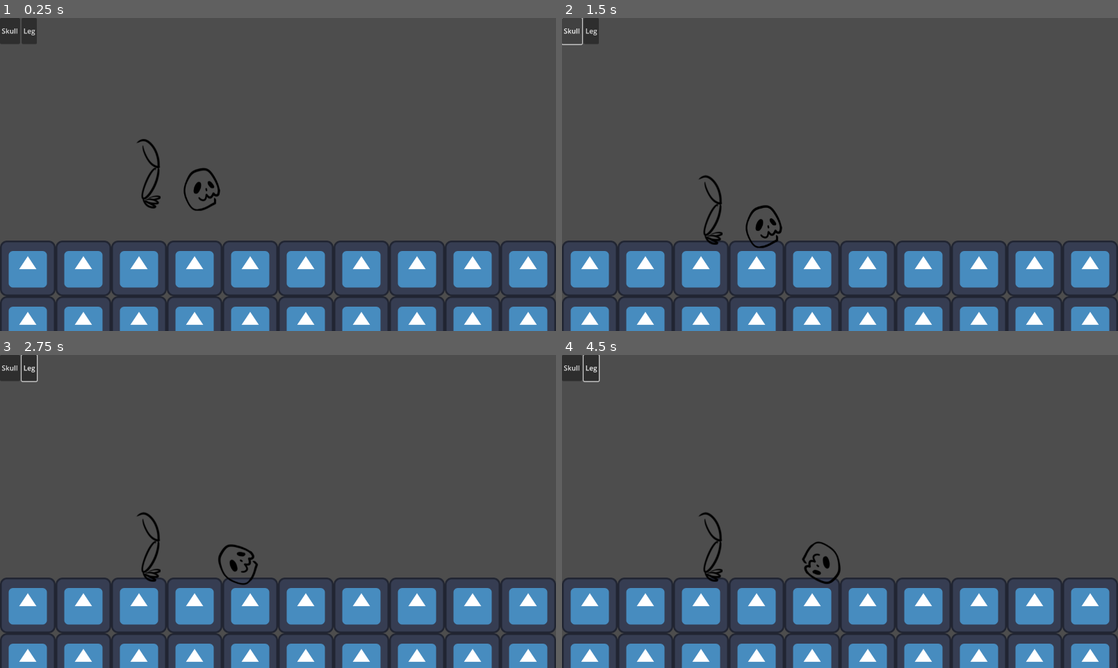
Above: before the commit, frames 1-4 (two rows, left to right).
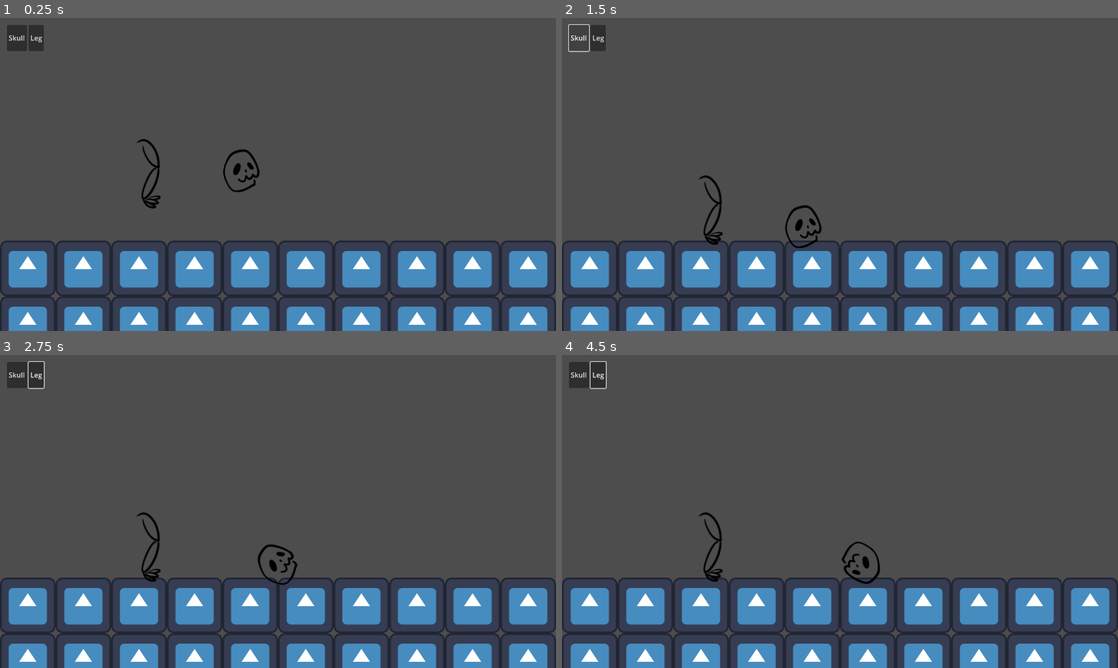
Above: after the commit, the same moments.

Repository: KettLovahr/ludum-dare-58
Game: Godot game, scene res://Scenes/Levels/01.tscn
Two runs of this game, one before a commit and one after it. Both use one fixed random seed, a clock stepped at 60 frames per second and the inputs below. The engine's default icon, where the game draws it, is replaced by a stand-in: a white triangle on a blue panel in a dark square.
Inputs (mouse positions are in pixels of both pictures, inside the frame that each line leads up to):
- Up to frame 1 (0.25 s): no input
- Up to frame 2 (1.5 s): click "Leg" at 0.5 s; click "Skull" at 1.25 s
- Up to frame 3 (2.75 s): tap Enter at 2 s; move the mouse to (200, 564) at 2.02 s; hold Right (move_right) from 2.03 s (still down); click (200, 564) at 2.17 s
- Up to frame 4 (4.5 s): move the mouse to (728, 527) at 2.77 s; move the mouse to (895, 442) at 3.52 s; release Right (move_right) at 3.53 s; hold Left (move_left) 3.53-4.28 s; move the mouse to (812, 574) at 4.27 s; hold Right (move_right) from 4.28 s (still down); click (812, 574) at 4.42 s

The runs differ from the first frame. In frame 1, 1.0% of the frame differs, in the area x 0-47%, y 0-62%; in frame 2, 0.8%; in frame 3, 1.1%, in the area x 0-54%, y 0-74%; in frame 4, 1.1%.

Commit message:
Trajectory preview

Diff:
--- a/Scenes/Levels/01.tscn
+++ b/Scenes/Levels/01.tscn
@@ -2,8 +2,8 @@
 
 [ext_resource type="Texture2D" uid="uid://43q4pcvppvws" path="res://icon.svg" id="1_wi0lj"]
 [ext_resource type="PackedScene" uid="uid://bajlrrg5f56a2" path="res://Scenes/Objects/Player/PlayerRoot.tscn" id="2_cv17v"]
-[ext_resource type="PackedScene" uid="uid://bnichbfjk6ywa" path="res://Scenes/Objects/Player/Parts/Skull.tscn" id="2_rfhst"]
-[ext_resource type="PackedScene" uid="uid://ckjovd4m5x8h4" path="res://Scenes/Objects/Player/Parts/Leg.tscn" id="4_cv17v"]
+[ext_resource type="PackedScene" uid="uid://bnichbfjk6ywa" path="res://Scenes/Objects/Player/Parts/Skull/Skull.tscn" id="2_rfhst"]
+[ext_resource type="PackedScene" uid="uid://ckjovd4m5x8h4" path="res://Scenes/Objects/Player/Parts/Leg/Leg.tscn" id="4_cv17v"]
 
 [sub_resource type="TileSetAtlasSource" id="TileSetAtlasSource_cv17v"]
 texture = ExtResource("1_wi0lj")
@@ -25,7 +25,7 @@
 [node name="PlayerRoot2" parent="." instance=ExtResource("2_cv17v")]
 
 [node name="Skull" parent="PlayerRoot2" instance=ExtResource("2_rfhst")]
-position = Vector2(465, 361)
+position = Vector2(556, 318)
 
 [node name="Leg" parent="PlayerRoot2" instance=ExtResource("4_cv17v")]
 position = Vector2(342, 325)
--- a/Scenes/Objects/Player/Parts/Leg.tscn
+++ /dev/null
@@ -1,18 +0,0 @@
-[gd_scene load_steps=4 format=3 uid="uid://ckjovd4m5x8h4"]
-
-[ext_resource type="Script" uid="uid://digm7s2akv0h" path="res://Scenes/Objects/Player/Parts/Leg.gd" id="1_57jxl"]
-[ext_resource type="Texture2D" uid="uid://br84ney373xno" path="res://Assets/TEMP/leg.png" id="2_7m4t5"]
-
-[sub_resource type="RectangleShape2D" id="RectangleShape2D_o5qlu"]
-size = Vector2(42, 140)
-
-[node name="Leg" type="CharacterBody2D"]
-collision_layer = 2
-script = ExtResource("1_57jxl")
-metadata/_custom_type_script = "uid://bf3ggechk0wan"
-
-[node name="Sprite" type="Sprite2D" parent="."]
-texture = ExtResource("2_7m4t5")
-
-[node name="CollisionShape2D" type="CollisionShape2D" parent="."]
-shape = SubResource("RectangleShape2D_o5qlu")
--- /dev/null
+++ b/Scenes/Objects/Player/Parts/Leg/KickArea.gd
@@ -0,0 +1,33 @@
+extends Area2D
+class_name KickArea
+
+var kick_target: PlayerPart
+var curve: Curve2D = Curve2D.new()
+
+func _ready():
+	generate_curve(1)
+	%TrajectoryArc.curve = curve
+
+func _process(delta: float) -> void:
+	if kick_target != null:
+		var strength = kick_target.global_position.x - global_position.x
+		generate_curve(strength)
+		%TrajectoryArc.global_position = kick_target.global_position
+
+func generate_curve(strength: float):
+	var dist = strength * 2
+	var height = abs(strength)
+	curve.clear_points()
+	curve.add_point( Vector2.ZERO )
+	curve.add_point( Vector2(dist, -height), Vector2(-dist/2, 0), Vector2(dist/2, 0) )
+	curve.add_point( Vector2(dist*2, 0) )
+
+func _on_body_entered(body: Node2D) -> void:
+	if body is PlayerPart and body != get_parent() and kick_target == null:
+		kick_target = body
+		%TrajectoryArc.show()
+
+func _on_body_exited(body: Node2D) -> void:
+	if body == kick_target:
+		kick_target = null
+		%TrajectoryArc.hide()
--- a/Scenes/Objects/Player/Parts/Leg.gd
+++ b/Scenes/Objects/Player/Parts/Leg/Leg.gd
@@ -1,8 +1,8 @@
 extends PlayerPart
 class_name Leg
 
-const HOP_DIST = 300
-const HOP_HEIGHT = 300
+const HOP_DIST = 150
+const HOP_HEIGHT = 150
 
 enum Direction {
 	LEFT,
--- /dev/null
+++ b/Scenes/Objects/Player/Parts/Leg/Leg.tscn
@@ -0,0 +1,57 @@
+[gd_scene load_steps=10 format=3 uid="uid://ckjovd4m5x8h4"]
+
+[ext_resource type="Script" uid="uid://digm7s2akv0h" path="res://Scenes/Objects/Player/Parts/Leg/Leg.gd" id="1_57jxl"]
+[ext_resource type="Texture2D" uid="uid://br84ney373xno" path="res://Assets/TEMP/leg.png" id="2_7m4t5"]
+[ext_resource type="Script" uid="uid://c5xh8k0ojshh5" path="res://Scenes/Objects/Player/PartSelectionArea.gd" id="3_7m4t5"]
+[ext_resource type="Script" uid="uid://brif1cey8jv3k" path="res://Scenes/Objects/Player/Parts/Leg/arc_follow.gd" id="4_6664t"]
+[ext_resource type="Script" uid="uid://dx4ik8gmlqv56" path="res://Scenes/Objects/Player/Parts/Leg/KickArea.gd" id="5_b30j4"]
+
+[sub_resource type="RectangleShape2D" id="RectangleShape2D_o5qlu"]
+size = Vector2(42, 140)
+
+[sub_resource type="RectangleShape2D" id="RectangleShape2D_kqpvh"]
+size = Vector2(68, 172)
+
+[sub_resource type="Curve2D" id="Curve2D_7m4t5"]
+_data = {
+"points": PackedVector2Array(0, 0, 0, 0, 0, 0, -128, 0, 128, 0, 256, -256, 0, 0, 0, 0, 512, 0)
+}
+point_count = 3
+
+[sub_resource type="RectangleShape2D" id="RectangleShape2D_6664t"]
+size = Vector2(188, 52)
+
+[node name="Leg" type="CharacterBody2D"]
+collision_layer = 2
+script = ExtResource("1_57jxl")
+metadata/_custom_type_script = "uid://bf3ggechk0wan"
+
+[node name="Sprite" type="Sprite2D" parent="."]
+texture = ExtResource("2_7m4t5")
+
+[node name="CollisionShape2D" type="CollisionShape2D" parent="."]
+shape = SubResource("RectangleShape2D_o5qlu")
+
+[node name="PartSelectionArea" type="Area2D" parent="."]
+script = ExtResource("3_7m4t5")
+metadata/_custom_type_script = "uid://c5xh8k0ojshh5"
+
+[node name="CollisionShape2D" type="CollisionShape2D" parent="PartSelectionArea"]
+shape = SubResource("RectangleShape2D_kqpvh")
+
+[node name="TrajectoryArc" type="Path2D" parent="."]
+unique_name_in_owner = true
+visible = false
+curve = SubResource("Curve2D_7m4t5")
+script = ExtResource("4_6664t")
+
+[node name="KickArea" type="Area2D" parent="."]
+collision_mask = 2
+script = ExtResource("5_b30j4")
+
+[node name="CollisionShape2D" type="CollisionShape2D" parent="KickArea"]
+position = Vector2(0, 60)
+shape = SubResource("RectangleShape2D_6664t")
+
+[connection signal="body_entered" from="KickArea" to="KickArea" method="_on_body_entered"]
+[connection signal="body_exited" from="KickArea" to="KickArea" method="_on_body_exited"]
--- /dev/null
+++ b/Scenes/Objects/Player/Parts/Leg/arc_follow.gd
@@ -0,0 +1,25 @@
+extends Path2D
+
+const points: int = 10
+
+var tinies: Array[PathFollow2D]
+var offset := 0.0
+
+func _ready():
+	for i in range(points):
+		create_tiny_sprite()
+
+
+func _process(delta):
+	offset += delta / 10
+	for i in range(points):
+		tinies[i].progress_ratio = fmod(((1.0 / points) * i) + offset, 1.0)
+
+func create_tiny_sprite():
+	var new_pathfollow := PathFollow2D.new()
+	var new_spr := Sprite2D.new()
+	new_spr.texture = load("res://icon.svg")
+	new_spr.scale = Vector2(0.1, 0.1)
+	add_child(new_pathfollow)
+	new_pathfollow.add_child(new_spr)
+	tinies.append(new_pathfollow)
--- a/Scenes/Objects/Player/Parts/Skull.tscn
+++ b/Scenes/Objects/Player/Parts/Skull/Skull.tscn
@@ -1,6 +1,6 @@
 [gd_scene load_steps=6 format=3 uid="uid://bnichbfjk6ywa"]
 
-[ext_resource type="Script" uid="uid://p8cg6f0oqwbr" path="res://Scenes/Objects/Player/Parts/Skull.gd" id="1_tyaox"]
+[ext_resource type="Script" uid="uid://p8cg6f0oqwbr" path="res://Scenes/Objects/Player/Parts/Skull/Skull.gd" id="1_tyaox"]
 [ext_resource type="Texture2D" uid="uid://qy726iibvivv" path="res://Assets/TEMP/skull.png" id="2_tyaox"]
 [ext_resource type="Script" uid="uid://c5xh8k0ojshh5" path="res://Scenes/Objects/Player/PartSelectionArea.gd" id="3_oj13q"]
 
--- a/Scenes/Objects/Player/PlayerRoot.gd
+++ b/Scenes/Objects/Player/PlayerRoot.gd
@@ -14,7 +14,7 @@
 			create_button_for(child)
 
 func _process(delta):
-	for i in range(1, 7):
+	for i in range(1, len(mapped_parts) + 1):
 		if Input.is_action_just_pressed("switch_%s" % [i]):
 			mapped_parts[i-1].select()
 
--- a/Scenes/Objects/Player/PlayerRoot.tscn
+++ b/Scenes/Objects/Player/PlayerRoot.tscn
@@ -18,5 +18,7 @@
 
 [node name="PartsButtons" type="HBoxContainer" parent="PlayerUICanvas/PlayerUI"]
 layout_mode = 0
-offset_right = 360.0
-offset_bottom = 60.0
+offset_left = 16.0
+offset_top = 16.0
+offset_right = 376.0
+offset_bottom = 76.0
Not shown, added: Scenes/Objects/Player/Parts/Leg/KickArea.gd.uid
Renamed: Scenes/Objects/Player/Parts/Leg.gd.uid -> Scenes/Objects/Player/Parts/Leg/Leg.gd.uid
Not shown, added: Scenes/Objects/Player/Parts/Leg/arc_follow.gd.uid
Renamed: Scenes/Objects/Player/Parts/Skull.gd -> Scenes/Objects/Player/Parts/Skull/Skull.gd
Renamed: Scenes/Objects/Player/Parts/Skull.gd.uid -> Scenes/Objects/Player/Parts/Skull/Skull.gd.uid
